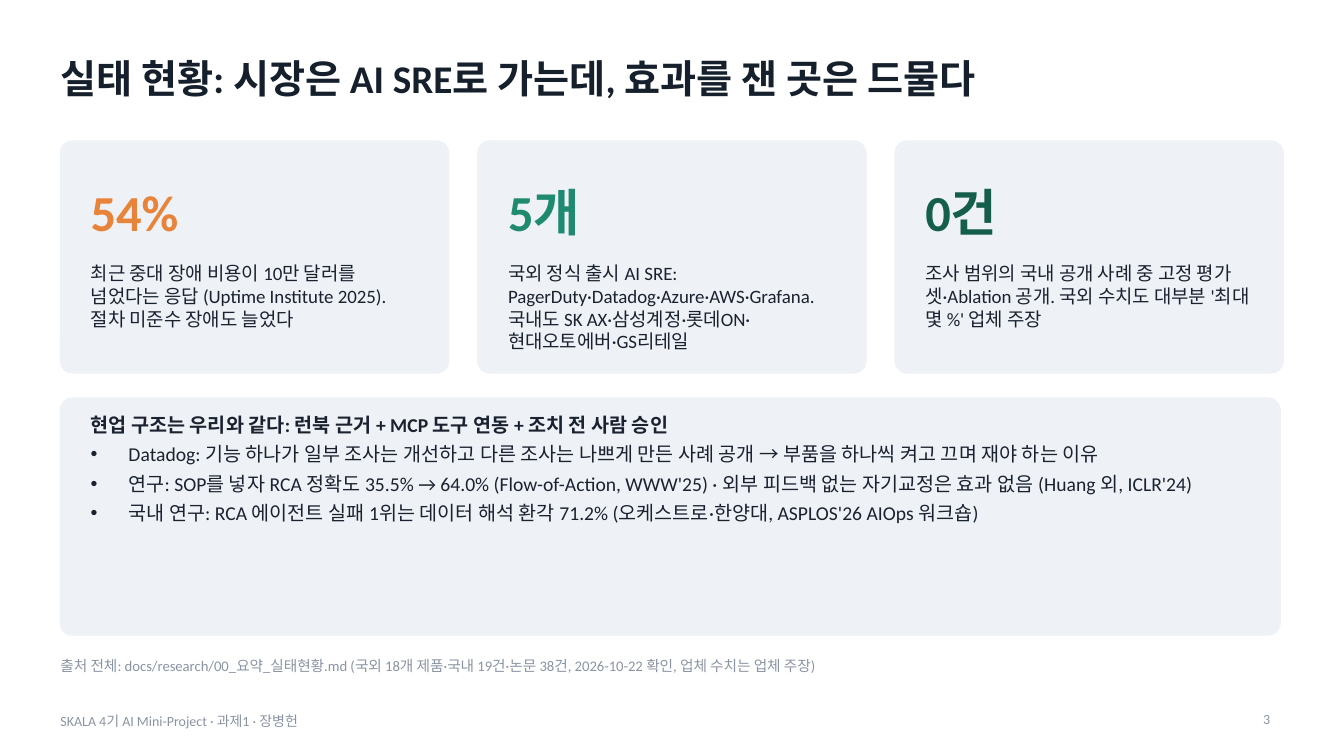
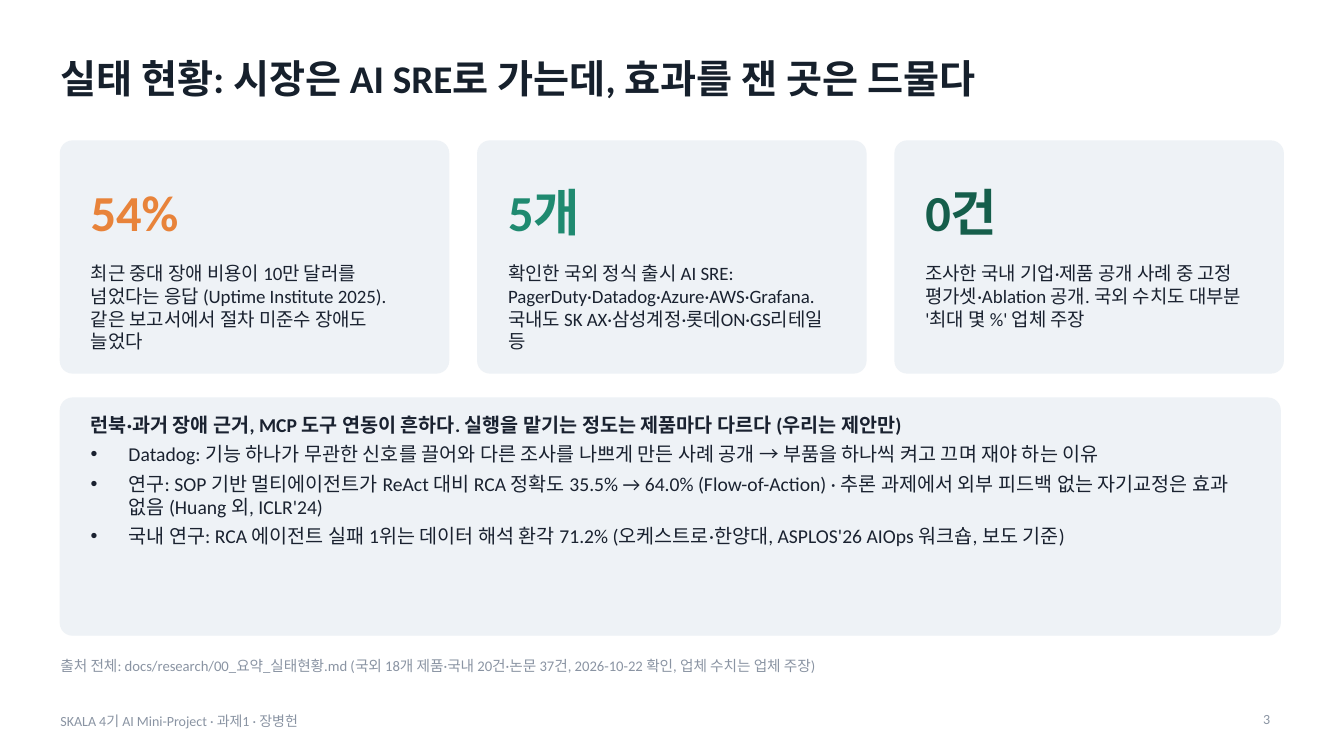
Before and after one commit to jang961111-hash/incident-agent-ablation, a slide deck: slide 3 of deck/incident-agent-ablation_5min.pptx. Drawn at 1344x756 pixels with LibreOffice and Linux fonts; fonts in the diff are those of the drawing. Boxes give left, top, right and bottom in pixels: in the first picture for what was removed or moved away, otherwise in the second. Text is boxed around its words. In the diff, an @@ line names an element or a change of style, - is before the commit and + after.

```diff
--- a/deck/incident-agent-ablation_5min.pptx
+++ b/deck/incident-agent-ablation_5min.pptx
@@ text at [91, 264, 387, 350]: text changed @@
-최근 중대 장애 비용이 10만 달러를 넘었다는 응답 (Uptime Institute 2025). 절차 미준수 장애도 늘었다
+최근 중대 장애 비용이 10만 달러를 넘었다는 응답 (Uptime Institute 2025). 같은 보고서에서 절차 미준수 장애도 늘었다
@@ text at [508, 264, 823, 350]: text changed @@
-국외 정식 출시 AI SRE: PagerDuty·Datadog·Azure·AWS·Grafana. 국내도 SK AX·삼성계정·롯데ON·현대오토에버·GS리테일
+확인한 국외 정식 출시 AI SRE: PagerDuty·Datadog·Azure·AWS·Grafana. 국내도 SK AX·삼성계정·롯데ON·GS리테일 등
@@ text at [925, 264, 1241, 328]: text changed @@
-조사 범위의 국내 공개 사례 중 고정 평가셋·Ablation 공개. 국외 수치도 대부분 '최대 몇 %' 업체 주장
+조사한 국내 기업·제품 공개 사례 중 고정 평가셋·Ablation 공개. 국외 수치도 대부분 '최대 몇 %' 업체 주장
@@ text at [91, 415, 1228, 546]: text changed @@
-현업 구조는 우리와 같다: 런북 근거 + MCP 도구 연동 + 조치 전 사람 승인
-• Datadog: 기능 하나가 일부 조사는 개선하고 다른 조사는 나쁘게 만든 사례 공개 → 부품을 하나씩 켜고 끄며 재야 하는 이유
-• 연구: SOP를 넣자 RCA 정확도 35.5% → 64.0% (Flow-of-Action, WWW'25) · 외부 피드백 없는 자기교정은 효과 없음 (Huang 외, ICLR'24)
-• 국내 연구: RCA 에이전트 실패 1위는 데이터 해석 환각 71.2% (오케스트로·한양대, ASPLOS'26 AIOps 워크숍)
+런북·과거 장애 근거, MCP 도구 연동이 흔하다. 실행을 맡기는 정도는 제품마다 다르다 (우리는 제안만)
+• Datadog: 기능 하나가 무관한 신호를 끌어와 다른 조사를 나쁘게 만든 사례 공개 → 부품을 하나씩 켜고 끄며 재야 하는 이유
+• 연구: SOP 기반 멀티에이전트가 ReAct 대비 RCA 정확도 35.5% → 64.0% (Flow-of-Action) · 추론 과제에서 외부 피드백 없는 자기교정은 효과 없음 (Huang 외, ICLR'24)
+• 국내 연구: RCA 에이전트 실패 1위는 데이터 해석 환각 71.2% (오케스트로·한양대, ASPLOS'26 AIOps 워크숍, 보도 기준)
@@ text at [60, 659, 816, 673]: text changed @@
-출처 전체: docs/research/00_요약_실태현황.md (국외 18개 제품·국내 19건·논문 38건, 2026-10-22 확인, 업체 수치는 업체 주장)
+출처 전체: docs/research/00_요약_실태현황.md (국외 18개 제품·국내 20건·논문 37건, 2026-10-22 확인, 업체 수치는 업체 주장)
```
Also in this commit, not shown: 7 other files.
